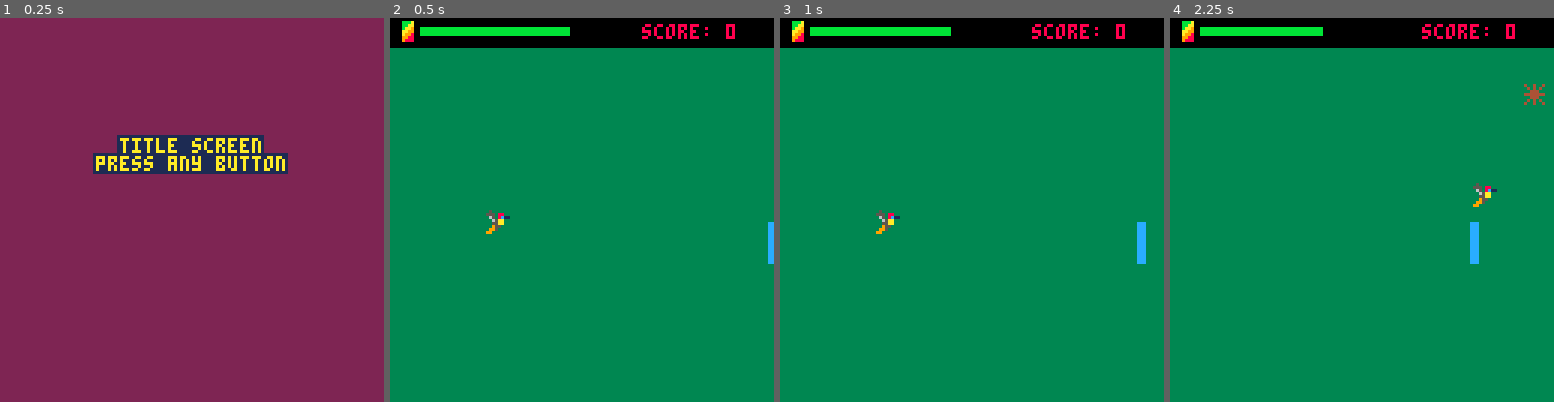
Above: before the commit, frames 1-4 (left to right).
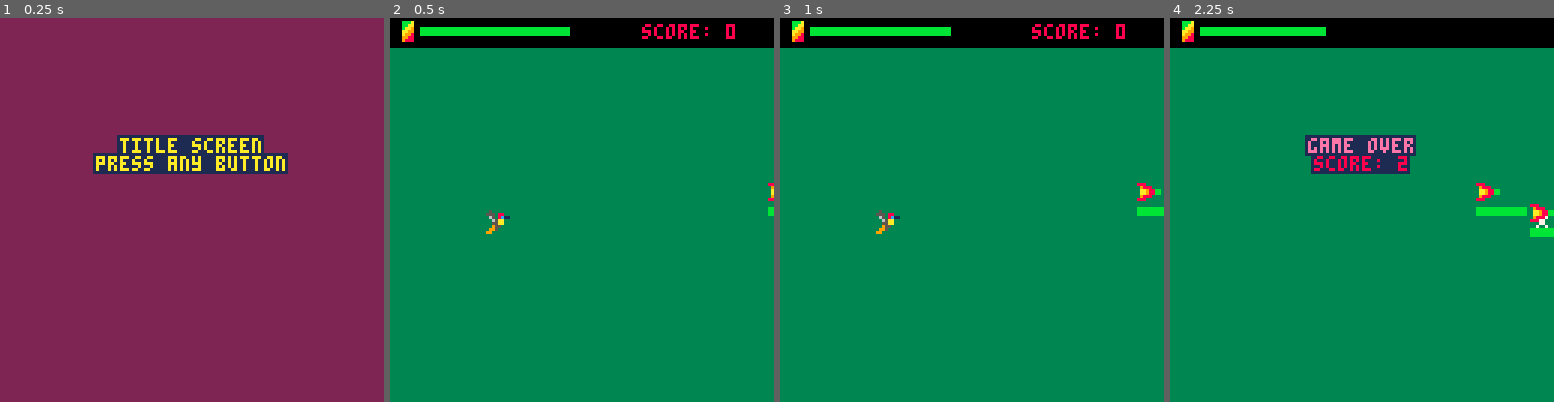
Above: after the commit, the same moments.

Repository: Cuttleshock/PICO-8-projects
Game: PICO-8 cartridge humm.p8
The game is run twice, just before and just after one commit, with the same random seed, the same clock (stepped at 60 frames per second) and the same inputs.
Inputs:
- Up to frame 1 (0.25 s): no input
- Up to frame 2 (0.5 s): tap X (X key) at 0.33 s
- Up to frame 3 (1 s): tap O (Z key) at 0.7 s
- Up to frame 4 (2.25 s): tap X (X key) at 1.07, 1.85 s; hold Right 1.6-2.1 s; tap O (Z key) at 1.7, 2.1 s; hold Up from 2.15 s (still down)

Frame 1 is identical in both runs. In frame 2, 0.3% of the frame differs, in the area x 98-100%, y 42-65%; in frame 3, 0.6%; in frame 4, 4.5%, in the area x 35-100%, y 1-65%.

Commit message:
Move actorseed to global state

Diff:
--- a/humm.p8
+++ b/humm.p8
@@ -48,6 +48,7 @@
 
 -- state
 nextspawn = 0
+actorseed = rnd(1)
 _time = 0
 _score = 0
 _fsm = 'title' --game,gmover...
@@ -165,7 +166,6 @@
 		end
 	end
 	if nextspawn < 0 then
-		local actorseed = rnd(1)
 		if (actorseed < 0.3
 		 or pc.juice < 60
 		) then
@@ -191,6 +191,7 @@
 			 h=_h,
 			})
 		end
+		actorseed = rnd(1)
 		nextspawn = 20+flr(rnd(20))
 	end
 end
